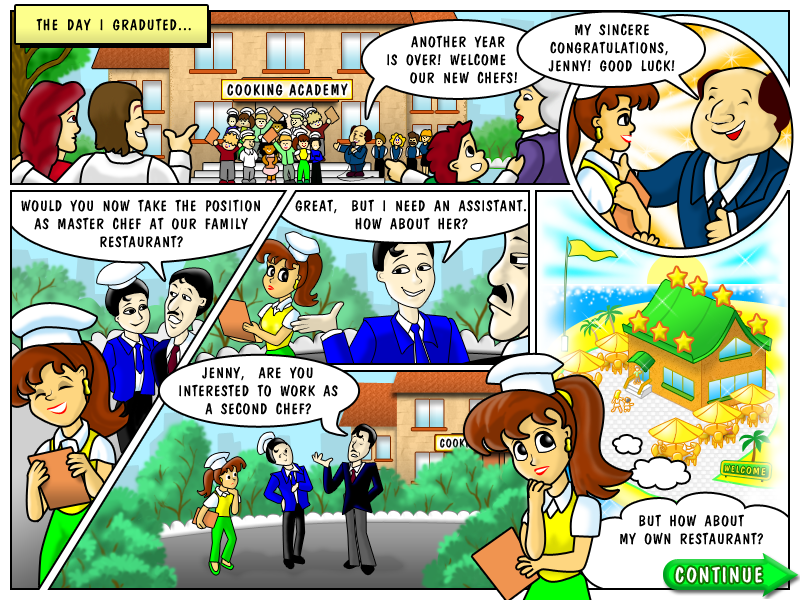
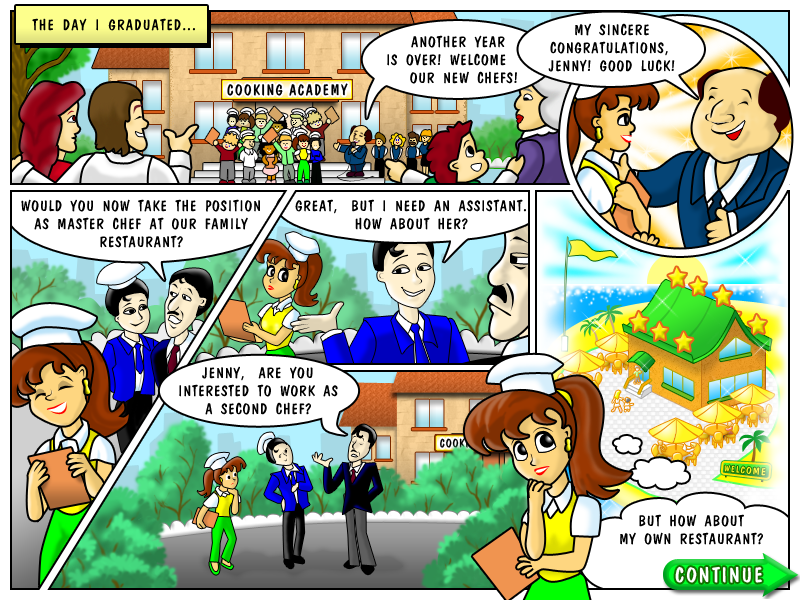
Comparing the layer stacks of the two (800, 600) images. Changes:
renamed "THE DAY I GRADUTED..." to "THE DAY I GRADUATED...", painted on it over [left=32, top=18, right=195, bottom=31]
